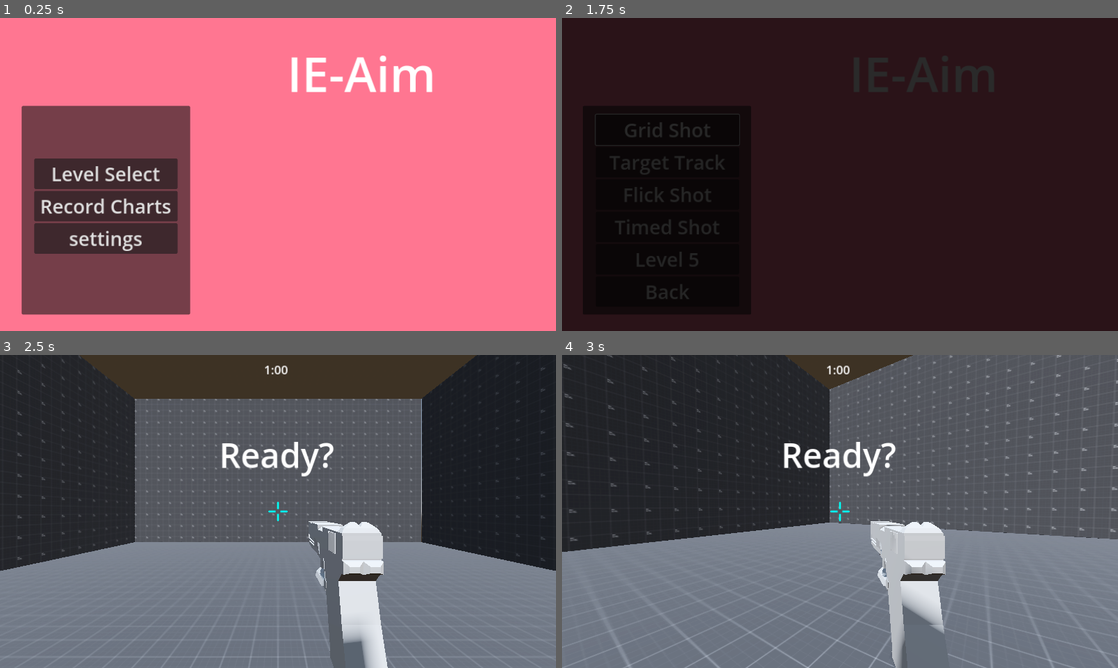
Above: before the commit, frames 1-4 (two rows, left to right).
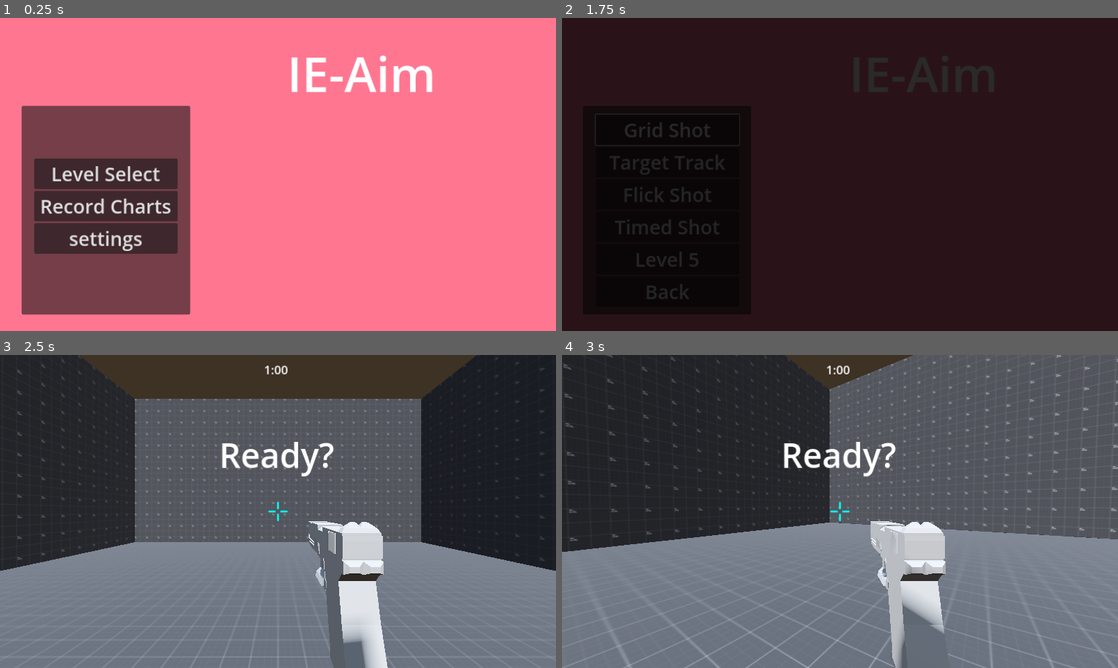
Above: after the commit, the same moments.

Repository: PureAsbestos/ie-aim
Game: Godot game, scene res://scenes/main.tscn
Two runs of this game, one before a commit and one after it. Both use one fixed random seed, a clock stepped at 60 frames per second and the inputs below.
Inputs (mouse positions are in pixels of both pictures, inside the frame that each line leads up to):
- Up to frame 1 (0.25 s): no input
- Up to frame 2 (1.75 s): click "Level Select" at 0.5 s; click "Grid Shot" at 1.25 s
- Up to frame 3 (2.5 s): tap Enter (ui_accept) at 2, 2.27 s; move the mouse to (305, 511) at 2.02 s; hold W (Forward) from 2.03 s (still down); click (305, 511) at 2.1 s
- Up to frame 4 (3 s): keep holding W (Forward); move the mouse to (812, 511) at 2.77 s; click (812, 511) at 2.85 s

Frames 1-2 are identical in both runs. In frame 3, less than 0.1% of the frame differs, in the area x 75-98%, y 4-66%; in frame 4, nothing differs.

Commit message:
Move a wall

Diff:
--- a/scenes/levels/room.tscn
+++ b/scenes/levels/room.tscn
@@ -54,7 +54,7 @@
 shape = SubResource("WorldBoundaryShape3D_sliuu")
 
 [node name="MeshInstance3D" type="MeshInstance3D" parent="Rightwall"]
-transform = Transform3D(-1, 0, -8.74228e-08, 0, 1, 0, 8.74228e-08, 0, -1, -250.095, 0, -200)
+transform = Transform3D(-1, 0, -8.74228e-08, 0, 1, 0, 8.74228e-08, 0, -1, -250, 0, -200)
 mesh = SubResource("QuadMesh_rnry8")
 
 [node name="Ground" type="StaticBody3D" parent="."]
